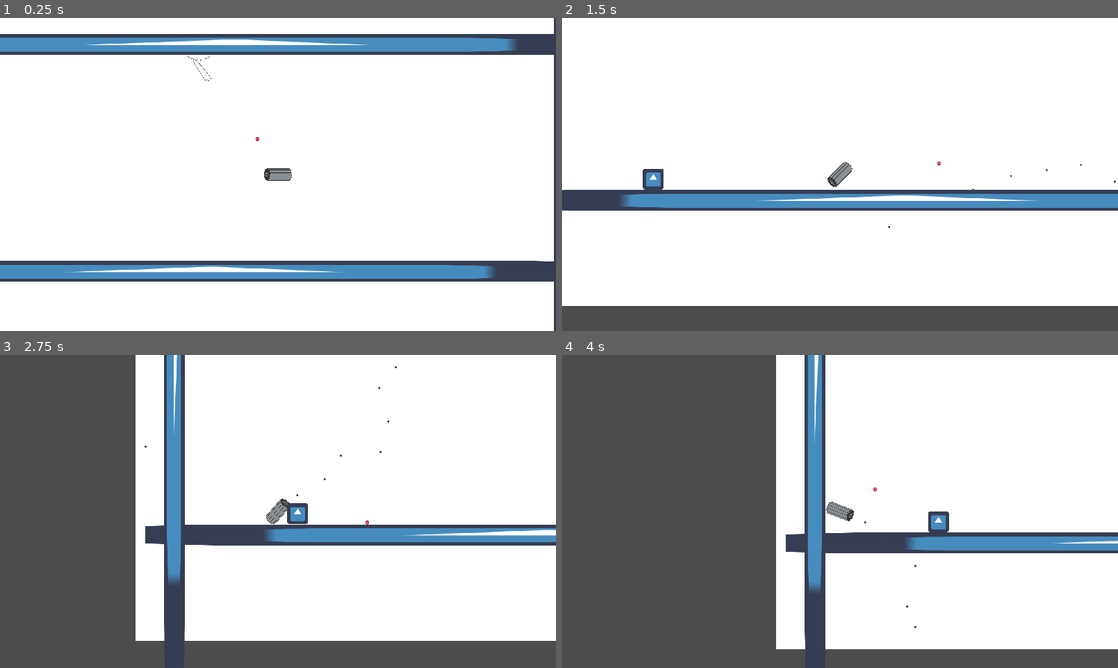
Above: before the commit, frames 1-4 (two rows, left to right).
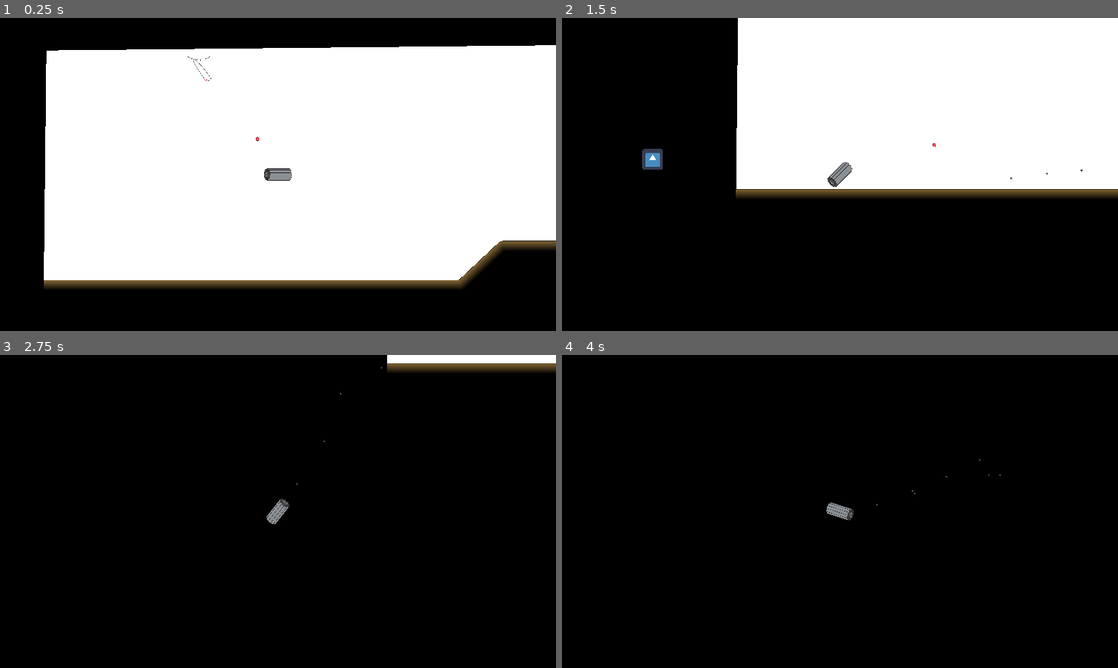
Above: after the commit, the same moments.

Repository: SmallConfusion/The-Gatler
Game: Godot game, scene res://scenes/levels/level_1.tscn
The game is run twice, just before and just after one commit, with the same random seed, the same clock (stepped at 60 frames per second) and the same inputs. The engine's default icon, where the game draws it, is replaced by a stand-in: a white triangle on a blue panel in a dark square.
Inputs (mouse positions are in pixels of both pictures, inside the frame that each line leads up to):
- Up to frame 1 (0.25 s): no input
- Up to frame 2 (1.5 s): move the mouse to (962, 158) at 0.52 s; press the mouse at (962, 158) at 0.53 s; move the mouse to (728, 190) at 1.27 s; release the mouse at (728, 190) at 1.28 s; click (728, 190) at 1.35 s
- Up to frame 3 (2.75 s): move the mouse to (333, 442) at 2.02 s; press the mouse at (333, 442) at 2.03 s
- Up to frame 4 (4 s): move the mouse to (812, 574) at 2.77 s; release the mouse at (812, 574) at 2.78 s; click (812, 574) at 2.85 s; move the mouse to (1006, 558) at 3.52 s; press the mouse at (1006, 558) at 3.53 s

The runs differ from the first frame. In frame 1, 40% of the frame differs, in the area x 0-100%, y 0-100%; in frame 2, 63%; in frame 3, 99%; in frame 4, 100%.

Commit message:
Added line floor

Diff:
--- a/src/project.godot
+++ b/src/project.godot
@@ -70,5 +70,4 @@
 
 [rendering]
 
-renderer/rendering_method="gl_compatibility"
-renderer/rendering_method.mobile="gl_compatibility"
+environment/defaults/default_clear_color=Color(0, 0, 0, 1)
--- a/src/scenes/levels/level_1.tscn
+++ b/src/scenes/levels/level_1.tscn
@@ -1,70 +1,36 @@
-[gd_scene load_steps=6 format=3 uid="uid://d4fbjm3v6knfp"]
+[gd_scene load_steps=8 format=3 uid="uid://d4fbjm3v6knfp"]
 
 [ext_resource type="PackedScene" uid="uid://dxfytd662m1kl" path="res://scenes/objects/player.tscn" id="1_milha"]
-[ext_resource type="Texture2D" uid="uid://bnb0ah6gxki3b" path="res://icon.png" id="1_n16tt"]
+[ext_resource type="Shader" path="res://shaders/fade_to_black.gdshader" id="1_q6v4i"]
 [ext_resource type="PackedScene" uid="uid://byddp4ekan6dx" path="res://scenes/objects/innocent.tscn" id="3_2st18"]
 [ext_resource type="PackedScene" uid="uid://c6p87lemetbn0" path="res://scenes/objects/enemies/sentry.tscn" id="4_1juoe"]
+[ext_resource type="Texture2D" uid="uid://cj43g2wfpqj47" path="res://sprites/box.svg" id="4_akwu6"]
+[ext_resource type="Script" path="res://scenes/levels/level_wall_line.gd" id="4_l0fdr"]
 
-[sub_resource type="RectangleShape2D" id="RectangleShape2D_obiph"]
-size = Vector2(2450, 68)
+[sub_resource type="ShaderMaterial" id="ShaderMaterial_wfsef"]
+shader = ExtResource("1_q6v4i")
 
 [node name="Node2D" type="Node2D"]
 
-[node name="ColorRect" type="ColorRect" parent="."]
-z_index = -10
-offset_left = -754.0
-offset_top = -204.0
-offset_right = 1825.0
-offset_bottom = 1003.0
+[node name="Level" type="Node2D" parent="."]
+
+[node name="Polygon2D" type="Polygon2D" parent="Level"]
+polygon = PackedVector2Array(8, 0, 0, 720, 1280, 720, 1408, 600, 1576, 600, 1576, -16)
+
+[node name="Line2D" type="Line2D" parent="Level"]
+modulate = Color(0.523376, 0.4064, 0.20977, 1)
+texture_repeat = 2
+material = SubResource("ShaderMaterial_wfsef")
+position = Vector2(0, 720)
+points = PackedVector2Array(0, 0, 1280, 0, 1408, -120, 1576, -120)
+width = 32.0
+texture = ExtResource("4_akwu6")
+texture_mode = 1
+joint_mode = 1
+script = ExtResource("4_l0fdr")
 
 [node name="Player" parent="." groups=["player"] instance=ExtResource("1_milha")]
 position = Vector2(719, 354)
-
-[node name="StaticBody2D" type="StaticBody2D" parent="."]
-position = Vector2(495, 678)
-
-[node name="Icon" type="Sprite2D" parent="StaticBody2D"]
-scale = Vector2(38.085, 1)
-texture = ExtResource("1_n16tt")
-
-[node name="CollisionShape2D" type="CollisionShape2D" parent="StaticBody2D"]
-position = Vector2(-9, 0)
-shape = SubResource("RectangleShape2D_obiph")
-
-[node name="StaticBody2D2" type="StaticBody2D" parent="."]
-position = Vector2(-634, -60)
-rotation = 1.5708
-
-[node name="Icon" type="Sprite2D" parent="StaticBody2D2"]
-scale = Vector2(38.085, 1)
-texture = ExtResource("1_n16tt")
-
-[node name="CollisionShape2D" type="CollisionShape2D" parent="StaticBody2D2"]
-position = Vector2(-9, 0)
-shape = SubResource("RectangleShape2D_obiph")
-
-[node name="StaticBody2D3" type="StaticBody2D" parent="."]
-position = Vector2(1597, -225)
-rotation = -1.5708
-
-[node name="Icon" type="Sprite2D" parent="StaticBody2D3"]
-scale = Vector2(38.085, 1)
-texture = ExtResource("1_n16tt")
-
-[node name="CollisionShape2D" type="CollisionShape2D" parent="StaticBody2D3"]
-position = Vector2(-9, 0)
-shape = SubResource("RectangleShape2D_obiph")
-
-[node name="StaticBody2D4" type="StaticBody2D" parent="."]
-position = Vector2(562, -19)
-
-[node name="Icon" type="Sprite2D" parent="StaticBody2D4"]
-scale = Vector2(38.085, 1)
-texture = ExtResource("1_n16tt")
-
-[node name="CollisionShape2D" type="CollisionShape2D" parent="StaticBody2D4"]
-position = Vector2(-9, 0)
-shape = SubResource("RectangleShape2D_obiph")
 
 [node name="Innocent" parent="." instance=ExtResource("3_2st18")]
 position = Vector2(-256, 645)
--- /dev/null
+++ b/src/scenes/levels/level_wall_line.gd
@@ -0,0 +1,24 @@
+extends Line2D
+
+
+func _ready():
+	var static_body = StaticBody2D.new()
+	static_body.collision_layer = 1 + 4
+	static_body.collision_mask = 1 + 4
+
+	for i in get_point_count() - 1:
+		var p1 = get_point_position(i)
+		var p2 = get_point_position(i+1)
+
+		var collision_shape = CollisionShape2D.new()
+		var shape = RectangleShape2D.new()
+
+		shape.size = Vector2((p2-p1).length(), 32)
+
+		collision_shape.shape = shape
+		collision_shape.position = (p2-p1) / 2 + p1
+		collision_shape.rotation = Vector2(p2 - p1).angle()
+
+		static_body.add_child(collision_shape)
+
+	add_child(static_body)
--- a/src/scenes/objects/bullets/player_bullet.tscn
+++ b/src/scenes/objects/bullets/player_bullet.tscn
@@ -7,6 +7,7 @@
 [ext_resource type="Script" path="res://scripts/components/hurtbox.gd" id="6_taqbn"]
 [ext_resource type="Script" path="res://scripts/components/health.gd" id="6_yiw07"]
 [ext_resource type="Script" path="res://scripts/components/hitbox.gd" id="7_47vwf"]
+[ext_resource type="Script" path="res://scripts/components/hit_staticbody.gd" id="8_f0q7g"]
 
 [sub_resource type="CircleShape2D" id="CircleShape2D_idbpn"]
 radius = 4.0
@@ -28,7 +29,7 @@
 script = ExtResource("6_yiw07")
 
 [node name="Hurtbox" type="Area2D" parent="."]
-collision_layer = 4
+collision_layer = 2
 collision_mask = 2
 script = ExtResource("6_taqbn")
 self_damage = 1.0
@@ -43,3 +44,11 @@
 
 [node name="CollisionShape2D" type="CollisionShape2D" parent="Hitbox"]
 shape = SubResource("CircleShape2D_idbpn")
+
+[node name="HitStaticbody" type="Area2D" parent="."]
+collision_layer = 4
+collision_mask = 4
+script = ExtResource("8_f0q7g")
+
+[node name="CollisionShape2D" type="CollisionShape2D" parent="HitStaticbody"]
+shape = SubResource("CircleShape2D_idbpn")
--- /dev/null
+++ b/src/scenes/objects/level_parts/walls/standard_floor.tscn
@@ -0,0 +1,18 @@
+[gd_scene load_steps=3 format=3 uid="uid://bpxs04ndp3v8"]
+
+[ext_resource type="Texture2D" uid="uid://cj43g2wfpqj47" path="res://sprites/box.svg" id="1_omu56"]
+
+[sub_resource type="RectangleShape2D" id="RectangleShape2D_n45le"]
+size = Vector2(232, 30)
+
+[node name="StandardFloor" type="StaticBody2D"]
+
+[node name="CollisionShape2D" type="CollisionShape2D" parent="."]
+shape = SubResource("RectangleShape2D_n45le")
+
+[node name="Sprite2D" type="Sprite2D" parent="."]
+modulate = Color(0.35, 0.329583, 0.301, 1)
+scale = Vector2(0.308921, 0.3)
+texture = ExtResource("1_omu56")
+region_enabled = true
+region_rect = Rect2(10, 0, 751, 99)
--- a/src/scenes/objects/player.tscn
+++ b/src/scenes/objects/player.tscn
@@ -43,7 +43,7 @@
 
 [node name="Sprite2D2" type="Sprite2D" parent="Node2D"]
 y_sort_enabled = true
-position = Vector2(-15.8798, -0.978633)
+position = Vector2(13.9763, -0.407502)
 scale = Vector2(0.3, 0.3)
 texture = ExtResource("4_mu68i")
 script = ExtResource("8_rhdoc")
@@ -51,7 +51,7 @@
 
 [node name="Sprite2D3" type="Sprite2D" parent="Node2D"]
 y_sort_enabled = true
-position = Vector2(-10.9066, -5.85336)
+position = Vector2(11.2303, 4.17972)
 scale = Vector2(0.3, 0.3)
 texture = ExtResource("4_mu68i")
 script = ExtResource("8_rhdoc")
@@ -59,7 +59,7 @@
 
 [node name="Sprite2D4" type="Sprite2D" parent="Node2D"]
 y_sort_enabled = true
-position = Vector2(-0.829977, -7.98923)
+position = Vector2(3.22957, 6.8112)
 scale = Vector2(0.3, 0.3)
 texture = ExtResource("4_mu68i")
 script = ExtResource("8_rhdoc")
@@ -67,7 +67,7 @@
 
 [node name="Sprite2D5" type="Sprite2D" parent="Node2D"]
 y_sort_enabled = true
-position = Vector2(9.63496, -6.38685)
+position = Vector2(-6.28231, 6.25565)
 scale = Vector2(0.3, 0.3)
 texture = ExtResource("4_mu68i")
 script = ExtResource("8_rhdoc")
@@ -75,7 +75,7 @@
 
 [node name="Sprite2D6" type="Sprite2D" parent="Node2D"]
 y_sort_enabled = true
-position = Vector2(15.5916, -1.796)
+position = Vector2(-12.8546, 2.77301)
 scale = Vector2(0.3, 0.3)
 texture = ExtResource("4_mu68i")
 script = ExtResource("8_rhdoc")
@@ -83,7 +83,7 @@
 
 [node name="Sprite2D" type="Sprite2D" parent="Node2D"]
 y_sort_enabled = true
-position = Vector2(14.2527, 3.63522)
+position = Vector2(-13.4121, -2.00715)
 scale = Vector2(0.3, 0.3)
 texture = ExtResource("4_mu68i")
 script = ExtResource("8_rhdoc")
@@ -91,7 +91,7 @@
 
 [node name="Sprite2D7" type="Sprite2D" parent="Node2D"]
 y_sort_enabled = true
-position = Vector2(6.24488, 7.36549)
+position = Vector2(-7.69394, -5.84815)
 scale = Vector2(0.3, 0.3)
 texture = ExtResource("4_mu68i")
 script = ExtResource("8_rhdoc")
@@ -99,7 +99,7 @@
 
 [node name="Sprite2D8" type="Sprite2D" parent="Node2D"]
 y_sort_enabled = true
-position = Vector2(-4.68503, 7.64935)
+position = Vector2(1.62433, -6.95273)
 scale = Vector2(0.3, 0.3)
 texture = ExtResource("4_mu68i")
 script = ExtResource("8_rhdoc")
@@ -107,7 +107,7 @@
 
 [node name="Sprite2D9" type="Sprite2D" parent="Node2D"]
 y_sort_enabled = true
-position = Vector2(-13.4228, 4.35401)
+position = Vector2(10.1826, -4.80405)
 scale = Vector2(0.3, 0.3)
 texture = ExtResource("4_mu68i")
 script = ExtResource("8_rhdoc")
--- /dev/null
+++ b/src/scripts/components/hit_staticbody.gd
@@ -0,0 +1,12 @@
+extends Area2D
+class_name HitStaticbody
+
+
+func _ready():
+	connect("body_entered", _body_entered)
+
+
+func _body_entered(body):
+	for sibling in get_parent().get_children():
+		if sibling is Death:
+			sibling.die()
--- /dev/null
+++ b/src/shaders/fade_to_black.gdshader
@@ -0,0 +1,6 @@
+shader_type canvas_item;
+
+void fragment() {
+	// map from 1 to 0 to color.rgb to 0
+	COLOR.rgb = COLOR.rgb * (1. - UV.y);
+}
--- /dev/null
+++ b/src/sprites/box.svg
@@ -0,0 +1 @@
+<?xml version="1.0" encoding="UTF-8"?><svg id="b" xmlns="http://www.w3.org/2000/svg" width="256" height="33" viewBox="0 0 256 33"><g id="c"><rect x="0" y=".5" width="256" height="32" style="fill:#fff; stroke-width:0px;"/><line y1=".5" x2="256" y2=".5" style="fill:#fff; stroke:#231f20; stroke-miterlimit:10;"/><line y1="32.5" x2="256" y2="32.5" style="fill:#fff; stroke:#231f20; stroke-miterlimit:10;"/></g></svg>
Not shown: 1 places in src/scenes/objects/bullets/player_bullet.tscn that only renumber resources
Not shown, added: src/sprites/box.svg.import
Not shown, changed: sprites.ai
Not shown, added: src/scenes/levels/lev4B56.tmp
